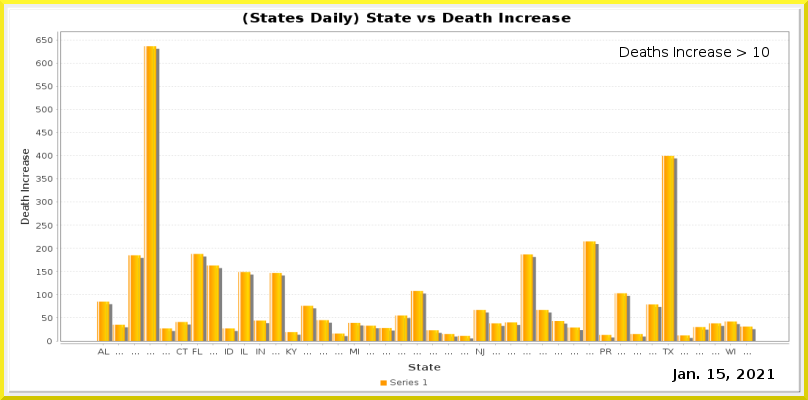
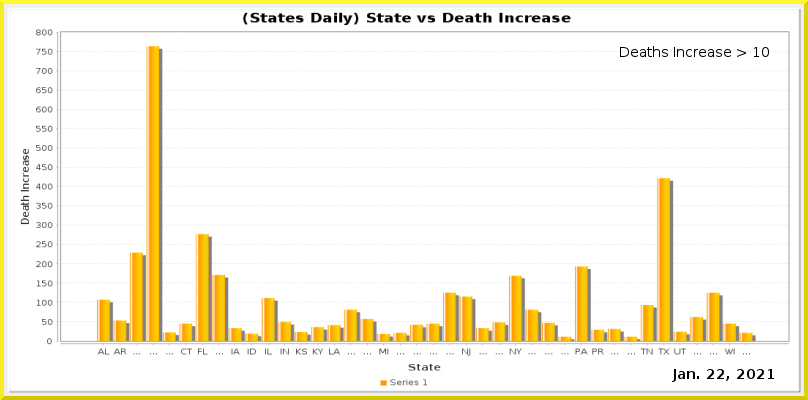
Layers edited between the first and the second w=808, h=400 image:
painted on "Current Date" over [left=707, top=369, right=725, bottom=379]
painted on "Date_vs_TestIncrease.png" over [left=36, top=29, right=789, bottom=356]
